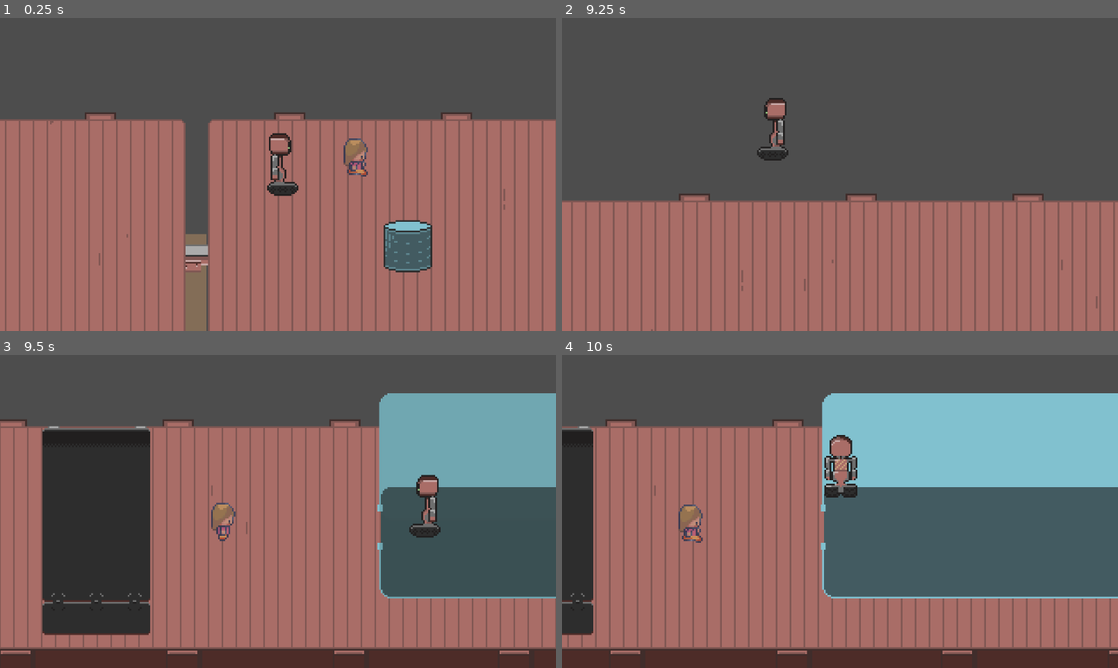
Above: before the commit, frames 1-4 (two rows, left to right).
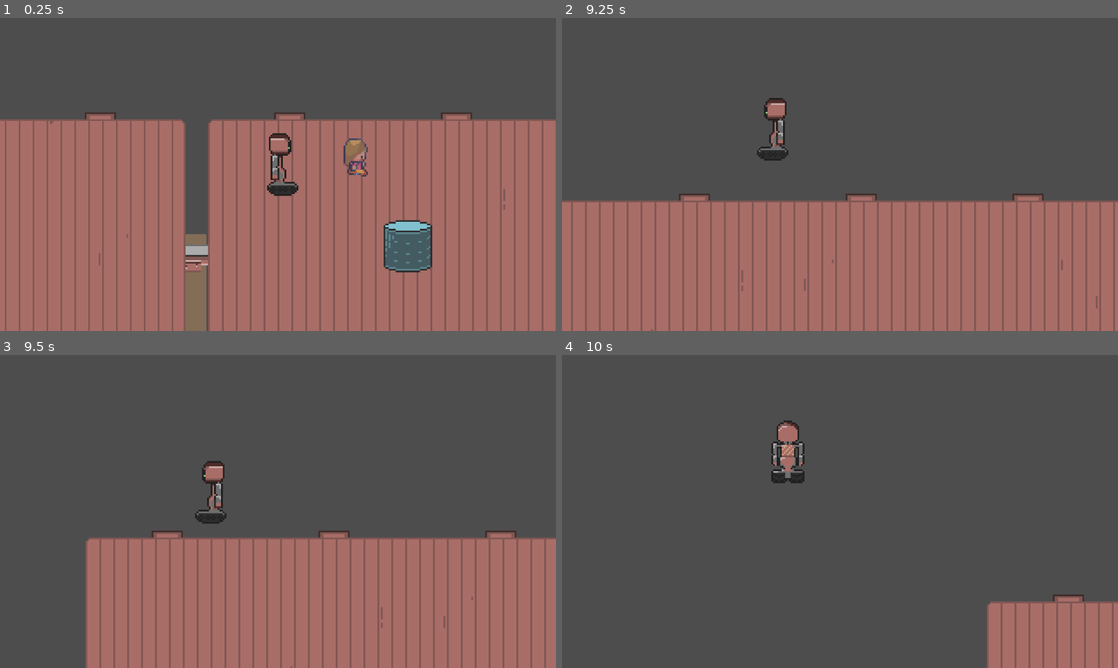
Above: after the commit, the same moments.

Repository: superlou/train-game-3
Game: Godot game, scene res://world.tscn
Same seed, same stepped clock (60 frames per second), same inputs: the game is played once before the commit and once after it. Before the commit the project starts from res://main.tscn. The engine's default icon, where the game draws it, is replaced by a stand-in: a white triangle on a blue panel in a dark square.
Inputs:
- Up to frame 1 (0.25 s): no input
- Up to frame 2 (9.25 s): hold D (move_right) 0.53-1.28 s; tap E (interact) every 2.25 s from 0.6 to 7.35 s; tap Space (jump) at 0.77, 1.52, 3.02, 3.77, 4.52, 6.02, 6.77, 7.52, 9.02 s; hold S (move_down) 1.28-2.03 s; tap T (spawn_station) every 2.25 s from 1.35 to 8.1 s; hold D (move_right) 2.03-2.78 s; hold Shift (sprint) 2.03-2.78 s; hold W (move_up) 2.78-3.53 s; hold A (move_left) 3.53-5.03 s; tap Shift (sprint) at 4.35, 8.85 s; hold S (move_down) 5.03-5.78 s; hold D (move_right) 5.78-6.53 s; hold W (move_up) 6.53-7.28 s; hold Shift (sprint) 6.53-7.28 s; hold D (move_right) 7.28-8.03 s; hold S (move_down) 8.03-8.78 s; hold A (move_left) from 8.78 s (still down)
- Up to frame 3 (9.5 s): keep holding A (move_left)
- Up to frame 4 (10 s): release A (move_left) at 9.53 s; hold W (move_up) from 9.53 s (still down); tap E (interact) at 9.6 s; tap Space (jump) at 9.77 s

Frames 1-2 are identical in both runs. In frame 3, 61% of the frame differs, in the area x 0-100%, y 12-100%; in frame 4, 62%.

Commit message:
Added respawn

Diff:
--- a/main.tscn
+++ b/main.tscn
@@ -1,12 +1,13 @@
-[gd_scene load_steps=3 format=3 uid="uid://c3amlqk526e0m"]
+[gd_scene load_steps=2 format=3 uid="uid://d4dhqxrm2x13f"]
 
-[ext_resource type="Script" path="res://main.gd" id="1_pr4bk"]
-[ext_resource type="PackedScene" uid="uid://cbtj4xyb73lu5" path="res://train.tscn" id="1_ps2py"]
+[ext_resource type="PackedScene" uid="uid://c3amlqk526e0m" path="res://world.tscn" id="1_cwnwe"]
 
-[node name="Main" type="Node2D"]
-y_sort_enabled = true
-script = ExtResource("1_pr4bk")
+[node name="main" type="Control"]
+layout_mode = 3
+anchors_preset = 15
+anchor_right = 1.0
+anchor_bottom = 1.0
+grow_horizontal = 2
+grow_vertical = 2
 
-[node name="Train" parent="." instance=ExtResource("1_ps2py")]
-unique_name_in_owner = true
-position = Vector2(1, 0)
+[node name="World" parent="." instance=ExtResource("1_cwnwe")]
--- a/project.godot
+++ b/project.godot
@@ -11,7 +11,7 @@
 [application]
 
 config/name="Traingame-3"
-run/main_scene="res://main.tscn"
+run/main_scene="res://world.tscn"
 config/features=PackedStringArray("4.1", "Forward Plus")
 config/icon="res://icon.svg"
 
--- a/train.gd
+++ b/train.gd
@@ -31,7 +31,7 @@
 		child.position.x -= velocity * delta
 
 	var dist_from_broadcast := player.global_position.distance_to(%Broadcast.global_position)
-	if dist_from_broadcast > 1000:
+	if dist_from_broadcast > 1500:
 		respawn()
 
 
@@ -82,4 +82,11 @@
 
 
 func respawn():
-	player.global_position = %Respawn.global_position
+	var tween = get_tree().create_tween()
+	%Camera.position_smoothing_enabled = false
+	tween.tween_property(%Camera/Curtain, "color", Color(0, 0, 0, 1), 0.5)
+	tween.tween_interval(1)
+	tween.tween_callback(func(): player.global_position = %Respawn.global_position)
+	tween.tween_interval(1)
+	tween.tween_property(%Camera/Curtain, "color", Color(0, 0, 0, 0), 0.5)
+	tween.tween_callback(func(): %Camera.position_smoothing_enabled = true)
--- a/train.tscn
+++ b/train.tscn
@@ -84,6 +84,14 @@
 position_smoothing_enabled = true
 position_smoothing_speed = 10.0
 
+[node name="Curtain" type="ColorRect" parent="Camera"]
+z_index = 10
+offset_left = -219.0
+offset_top = -133.0
+offset_right = 213.0
+offset_bottom = 130.0
+color = Color(0, 0, 0, 0)
+
 [node name="Respawn" type="Marker2D" parent="."]
 unique_name_in_owner = true
 position = Vector2(539, 62)
--- /dev/null
+++ b/world.tscn
@@ -0,0 +1,12 @@
+[gd_scene load_steps=3 format=3 uid="uid://c3amlqk526e0m"]
+
+[ext_resource type="Script" path="res://world.gd" id="1_x1ds3"]
+[ext_resource type="PackedScene" uid="uid://cbtj4xyb73lu5" path="res://train.tscn" id="2_hhski"]
+
+[node name="World" type="Node2D"]
+y_sort_enabled = true
+script = ExtResource("1_x1ds3")
+
+[node name="Train" parent="." instance=ExtResource("2_hhski")]
+unique_name_in_owner = true
+position = Vector2(1, 0)
Renamed: main.gd -> world.gd
